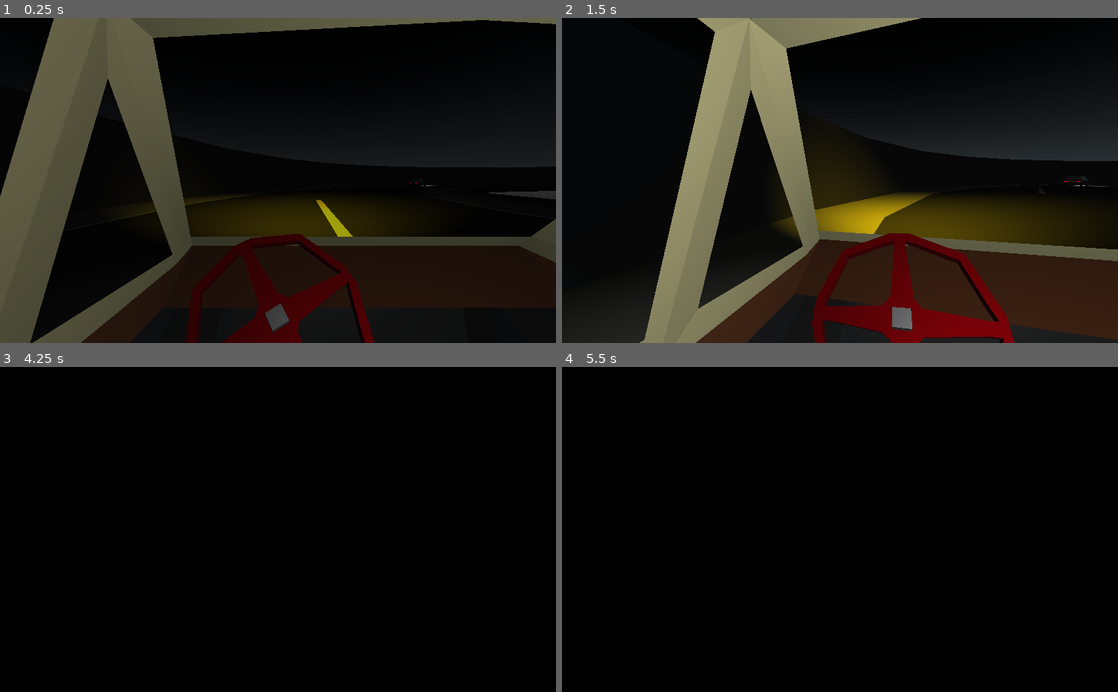
Above: before the commit, frames 1-4 (two rows, left to right).
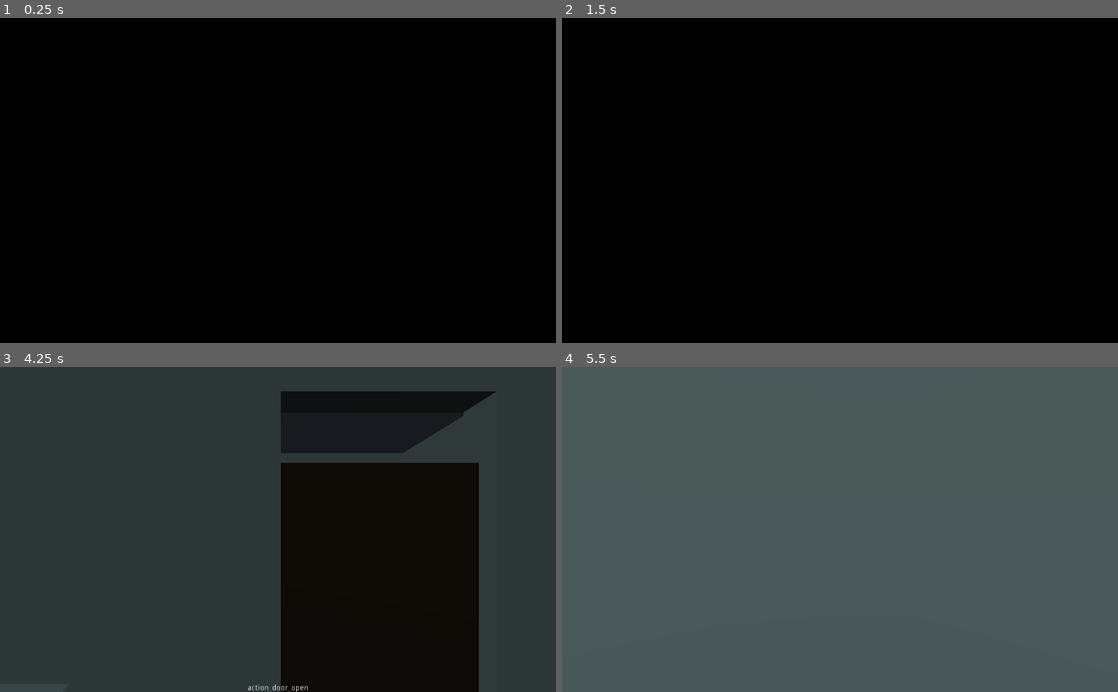
Above: after the commit, the same moments.

Repository: Eptwalabha/ld47
Game: Godot game, scene res://scenes/Game.tscn
The game is run twice, just before and just after one commit, with the same random seed, the same clock (stepped at 60 frames per second) and the same inputs. Sound files missing from this copy of the repository are replaced by a short silence.
Inputs (mouse positions are in pixels of both pictures, inside the frame that each line leads up to):
- Up to frame 1 (0.25 s): no input
- Up to frame 2 (1.5 s): move the mouse to (867, 180) at 0.52 s; hold Up (move_forward) from 0.53 s (still down); tap E (context_action) at 0.6, 1.35 s; move the mouse to (812, 180) at 1.27 s
- Up to frame 3 (4.25 s): keep holding Up (move_forward); move the mouse to (289, 523) at 2.02 s; tap E (context_action) at 2.1, 2.85, 3.6 s; tap Enter at 2.75 s; move the mouse to (272, 536) at 2.77 s; tap Space at 3.5 s; move the mouse to (316, 532) at 3.52 s
- Up to frame 4 (5.5 s): keep holding Up (move_forward); move the mouse to (795, 526) at 4.27 s; tap E (context_action) at 4.35, 5.1 s; tap Enter at 5 s; move the mouse to (845, 529) at 5.02 s

The runs differ from the first frame. In frame 1, 44% of the frame differs, in the area x 0-100%, y 0-100%; in frame 2, 49%; in frame 3, 73%; in frame 4, 100%.

Commit message:
add car engine

Diff:
--- a/scenes/Game.gd
+++ b/scenes/Game.gd
@@ -39,7 +39,7 @@
 	chapters[current_chapter].input(event)
 
 func reset_game() -> void:
-	current_chapter = 2
+#	current_chapter = 2
 	chapters[current_chapter].start()
 
 func next_chapter() -> void:
--- a/scenes/chapters/ChapterRoad.gd
+++ b/scenes/chapters/ChapterRoad.gd
@@ -24,6 +24,8 @@
 	for car in get_tree().get_nodes_in_group("cars"):
 		if car is Car:
 			car.connect("crash", self, "_on_Car_crash")
+	$CarEngine.stop()
+	$Crash.stop()
 
 func end() -> void:
 	hide()
@@ -32,6 +34,7 @@
 func start() -> void:
 	show()
 	emit_signal("night_environment", true)
+	$CarEngine.play()
 	nbr_car = 0
 	crashed = false
 	player.reset()
@@ -70,6 +73,7 @@
 	crashed = true
 	ui.black()
 	$Crash.play()
+	$CarEngine.stop()
 	yield($Crash, "finished")
 	emit_signal("chapter_ended")
 
--- a/scenes/chapters/ChapterRoad.tscn
+++ b/scenes/chapters/ChapterRoad.tscn
@@ -7,6 +7,7 @@
 [ext_resource path="res://scenes/props/road/Car.tscn" type="PackedScene" id=5]
 [ext_resource path="res://assets/sounds/car-crash.ogg" type="AudioStream" id=6]
 [ext_resource path="res://scenes/props/road/TurnTrigger.tscn" type="PackedScene" id=7]
+[ext_resource path="res://assets/sounds/car-engine.ogg" type="AudioStream" id=8]
 
 [sub_resource type="BoxShape" id=1]
 
@@ -68,6 +69,12 @@
 [node name="Crash" type="AudioStreamPlayer2D" parent="."]
 stream = ExtResource( 6 )
 pitch_scale = 0.9
+bus = "sound"
+
+[node name="CarEngine" type="AudioStreamPlayer2D" parent="."]
+stream = ExtResource( 8 )
+attenuation = 2.92817
+bus = "sound"
 
 [node name="LeftSide" type="Area" parent="."]
 transform = Transform( 1, 0, 0, 0, 1, 0, 0, 0, 1, 70.2586, 0, 0 )
--- a/scenes/props/road/CarInside.tscn
+++ b/scenes/props/road/CarInside.tscn
@@ -31,7 +31,8 @@
 shape = SubResource( 1 )
 
 [node name="Friend" parent="." index="2" instance=ExtResource( 4 )]
-transform = Transform( 1, 0, 0, 0, 0.996273, 0.0862516, 0, -0.0862516, 0.996273, -0.523399, -0.0187144, 0.314293 )
+transform = Transform( 1, 0, 0, 0, 0.990831, -0.13511, 0, 0.13511, 0.990831, -0.523399, -0.23706, 0.0390788 )
+default = "sleep"
 
 [node name="Dancer" parent="." index="3" instance=ExtResource( 5 )]
 transform = Transform( 1, 0, 0, 0, 1, 0, 0, 0, 1, -0.334008, 0, -0.846964 )
Not shown, added: assets/sounds/car-engine.ogg.import
Not shown: 1 places in scenes/chapters/ChapterRoad.tscn that only renumber resources
Not shown, added: assets/sounds/car-engine.ogg
